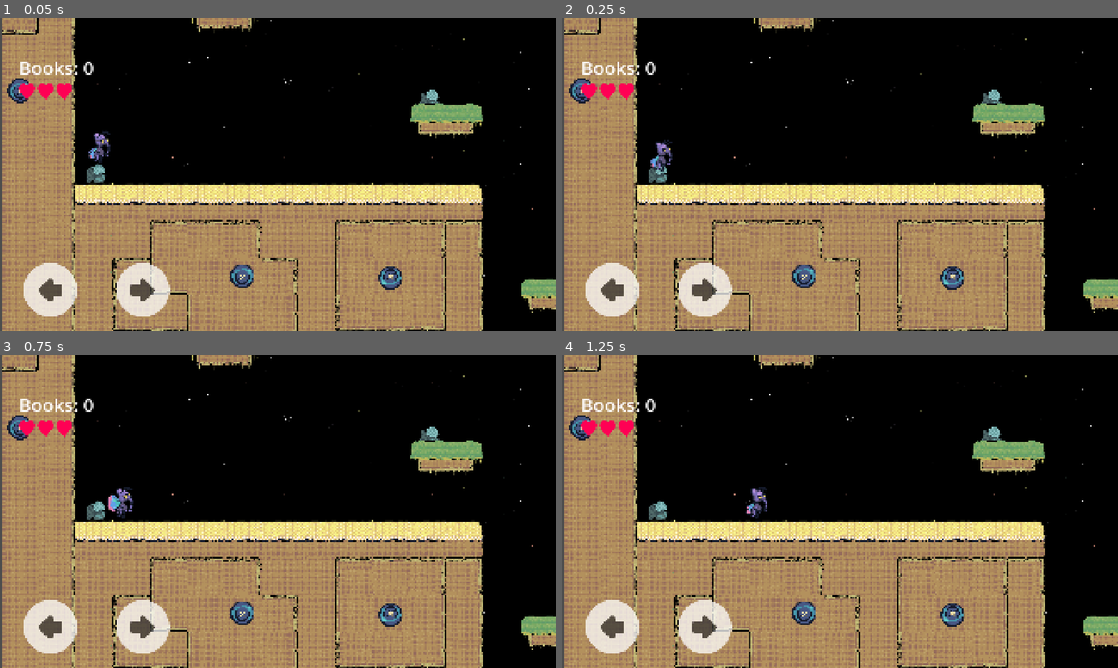
Above: before the commit, frames 1-4 (two rows, left to right).
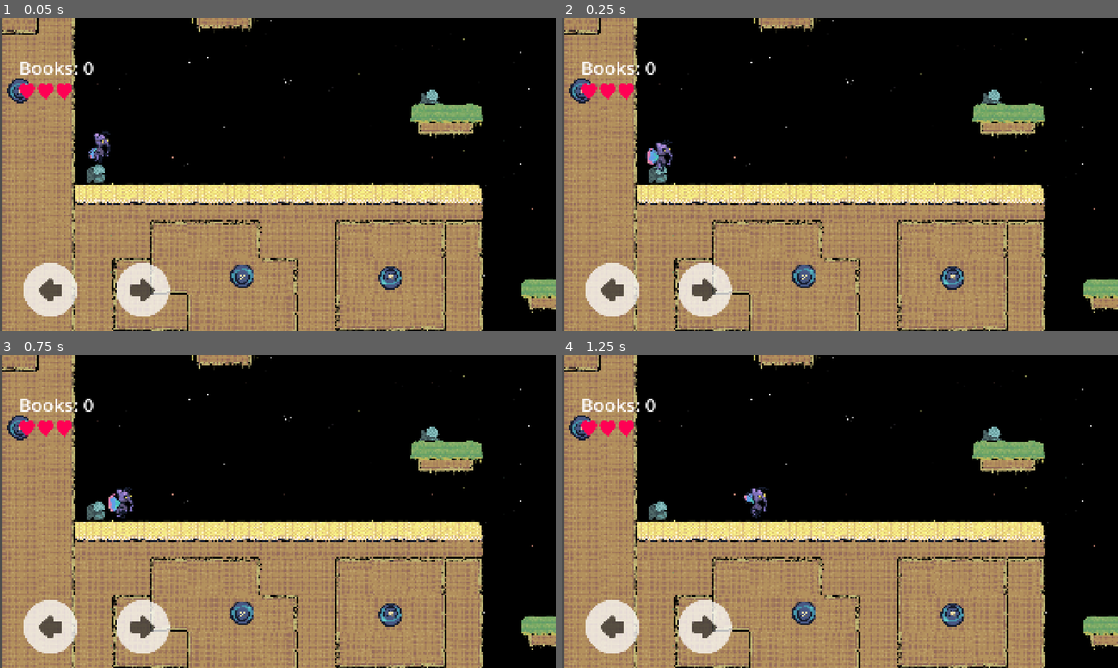
Above: after the commit, the same moments.

Repository: jgbourque/threadbare-platformer
Game: Godot game, scene res://main.tscn
The game is run twice, just before and just after one commit, with the same random seed, the same clock (stepped at 60 frames per second) and the same inputs.
Inputs (mouse positions are in pixels of both pictures, inside the frame that each line leads up to):
- Up to frame 1 (0.05 s): no input
- Up to frame 2 (0.25 s): no input
- Up to frame 3 (0.75 s): tap Enter at 0.5 s; move the mouse to (400, 495) at 0.52 s; hold Right (player_1_right) from 0.53 s (still down); tap A (player_2_left) at 0.6 s; click (400, 495) at 0.67 s
- Up to frame 4 (1.25 s): keep holding Right (player_1_right); tap Up (player_1_jump) at 0.77 s

Frame 1 is identical in both runs. In frame 2, 0.1% of the frame differs, in the area x 15-20%, y 40-48%; in frame 3, 0.1%; in frame 4, 0.2%, in the area x 32-37%, y 42-53%.

Commit message:
Player: Remove all animations except idle
Previously, the player script would try to play a `walk` or `jump_down`
animation when the player is walking or falling (respectively). These
don't exist; so on every frame an error would be logged.

Remove this logic. Play the 'idle' animation automatically. Preserve
only the code to flip the player sprite when moving left or right.

Fixes https://github.com/endlessm/threadbare-origins-inkdrinker/issues/3

Diff:
--- a/components/player/player.tscn
+++ b/components/player/player.tscn
@@ -34,6 +34,7 @@
 position = Vector2(0, -64)
 sprite_frames = ExtResource("2_kfe3d")
 animation = &"idle"
+autoplay = "idle"
 
 [node name="CollisionShape2D" type="CollisionShape2D" parent="."]
 position = Vector2(-2, -64)
--- a/scripts/player.gd
+++ b/scripts/player.gd
@@ -196,16 +196,7 @@
 	else:
 		velocity.x = move_toward(velocity.x, 0, acceleration * delta)
 
-	if velocity == Vector2.ZERO:
-		_sprite.play("idle")
-	else:
-		if not is_on_floor():
-			if velocity.y > 0:
-				_sprite.play("jump_down")
-			else:
-				_sprite.play("jump_up")
-		else:
-			_sprite.play("walk")
+	if not is_zero_approx(velocity.x):
 		_sprite.flip_h = velocity.x < 0
 
 	move_and_slide()
